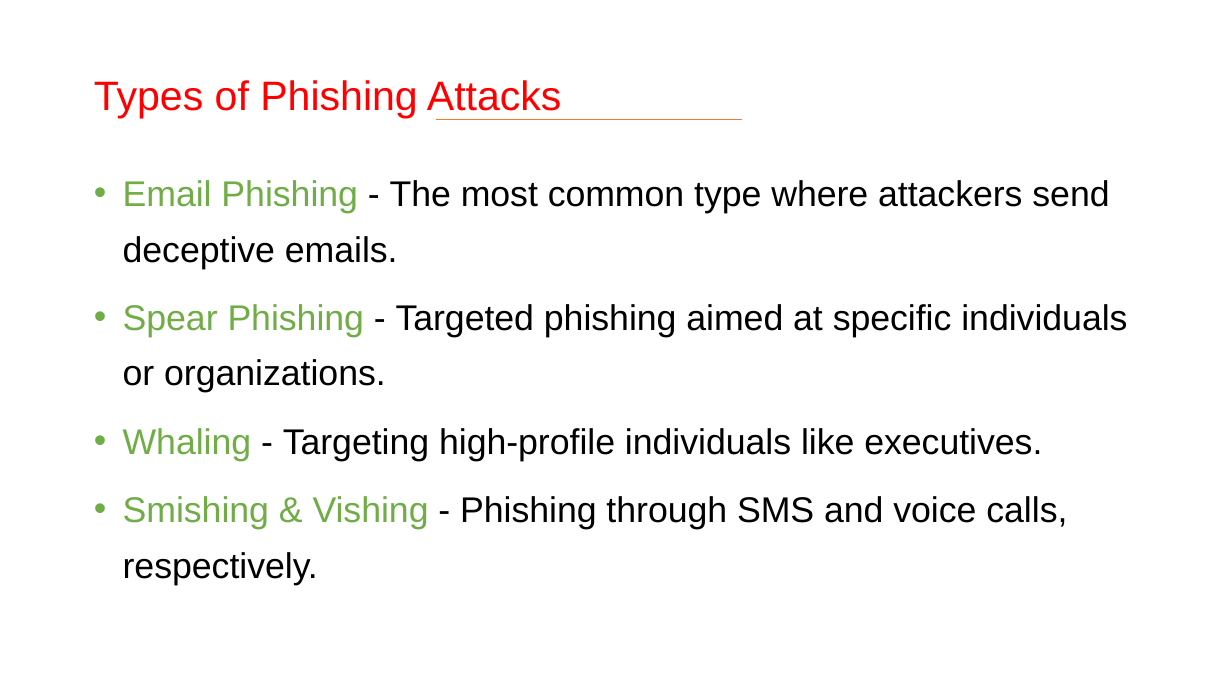
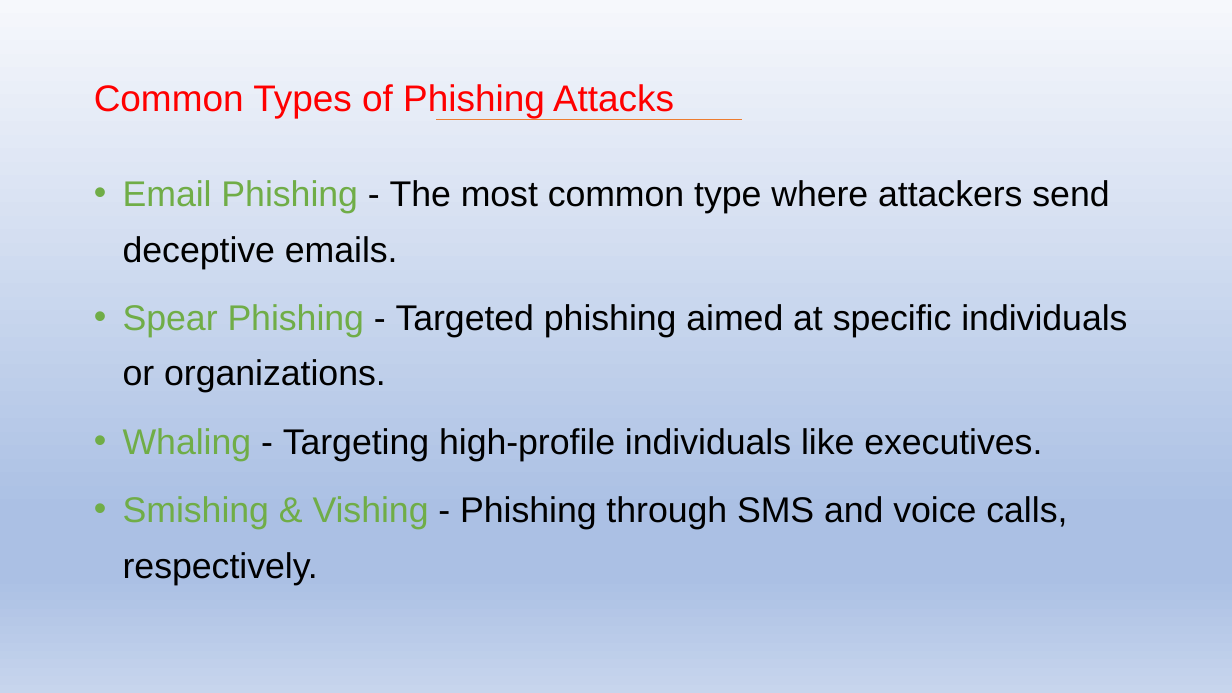
Before and after one commit to tohidbhati/CodeAlpha-Projects, a slide deck: slide 7 of CodeAlpha - Phishing Awareness/Task 1 - Phishing Awareness.pptx (slide 5 before the commit). Drawn at 1232x693 pixels with LibreOffice and Linux fonts; fonts in the diff are those of the drawing. Boxes give left, top, right and bottom in pixels: in the first picture for what was removed or moved away, otherwise in the second. Text is boxed around its words. In the diff, an @@ line names an element or a change of style, - is before the commit and + after.

```diff
--- a/CodeAlpha - Phishing Awareness/Task 1 - Phishing Awareness.pptx
+++ b/CodeAlpha - Phishing Awareness/Task 1 - Phishing Awareness.pptx
@@ background #FFFFFF to gradient #F6F8FC to #ABC0E4 to #C7D5ED @@
@@ title at [94,84,674,118]: text changed; size 32 to 28.8 pt @@
-Types of Phishing Attacks
+Common Types of Phishing Attacks
```
Also in this commit, not shown: 11 other slides changed, 4 slides added, 1 other file.
